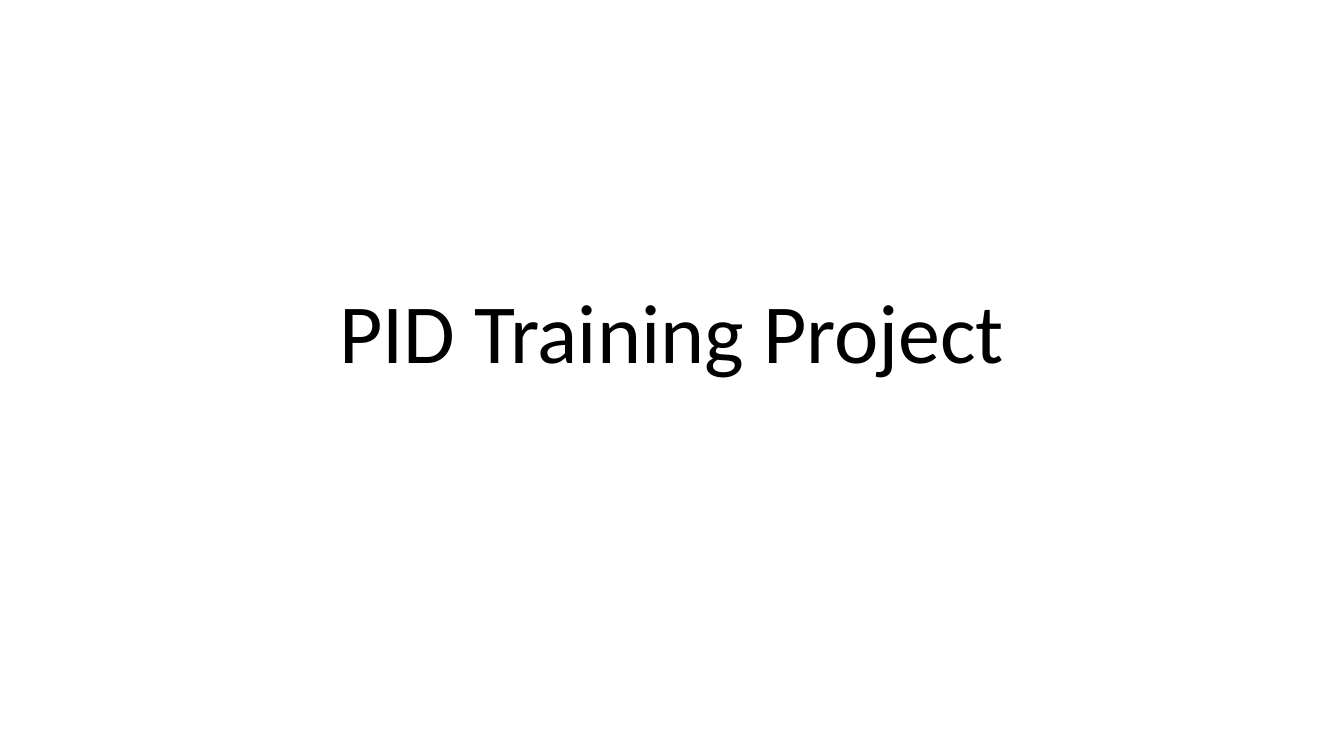
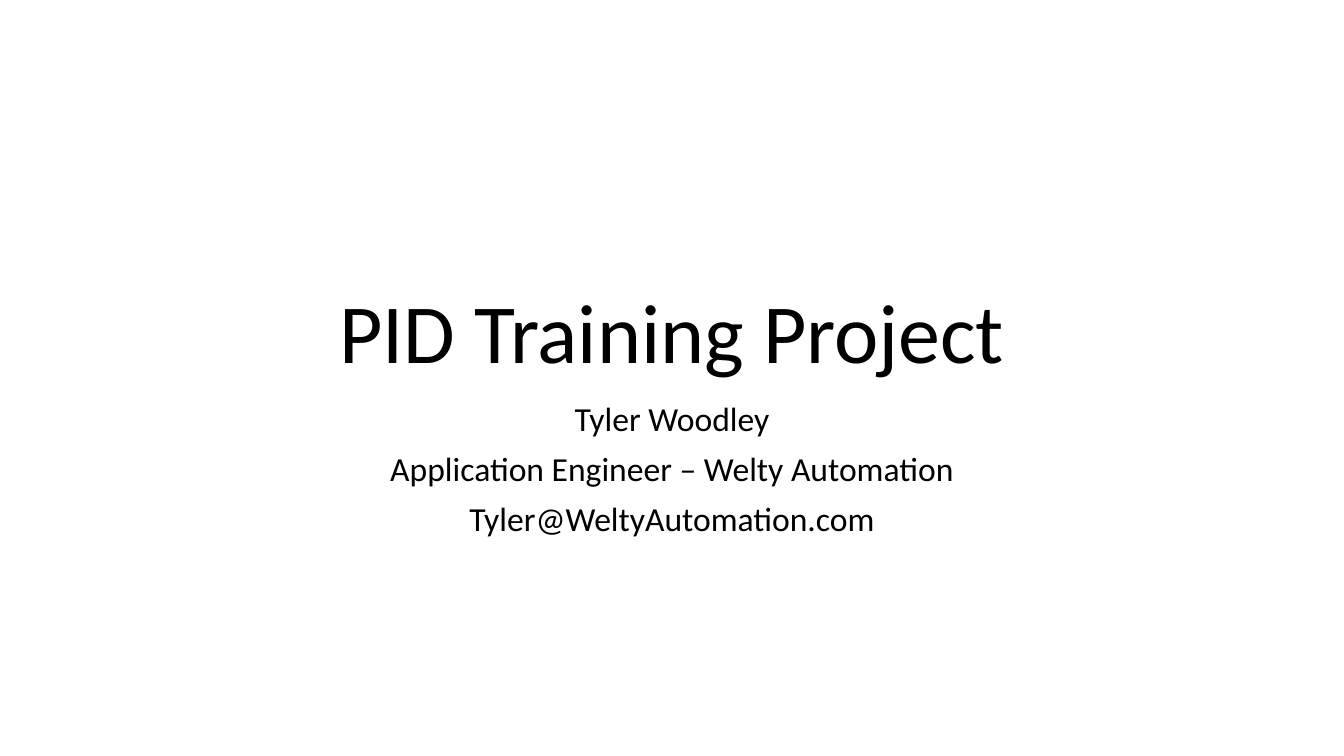
Before and after one commit to WeltyAutomation/Ecamp_PID_Lab, a slide deck: slide 1 of PID_Design.pptx. Drawn at 1344x756 pixels with LibreOffice and Linux fonts; fonts in the diff are those of the drawing. Boxes give left, top, right and bottom in pixels: in the first picture for what was removed or moved away, otherwise in the second. Text is boxed around its words. In the diff, an @@ line names an element or a change of style, - is before the commit and + after.

```diff
--- a/PID_Design.pptx
+++ b/PID_Design.pptx
@@ subtitle added at <box>390,407,953,537</box>, 24 pt, text #000000 @@
+Tyler Woodley
+Application Engineer – Welty Automation
+Tyler@WeltyAutomation.com
```
Also in this commit, not shown: 2 other slides changed, 1 slide added, 46 other files.
